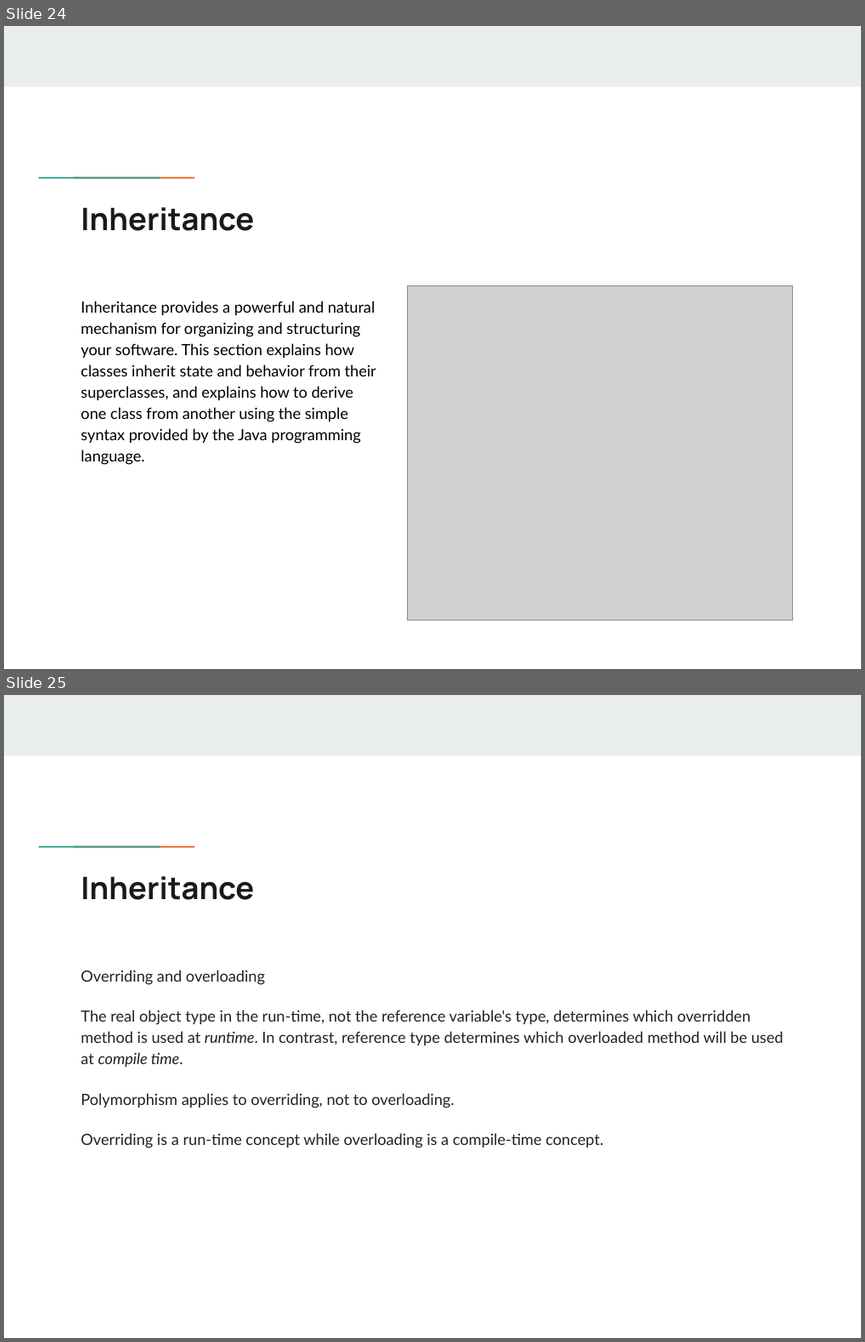
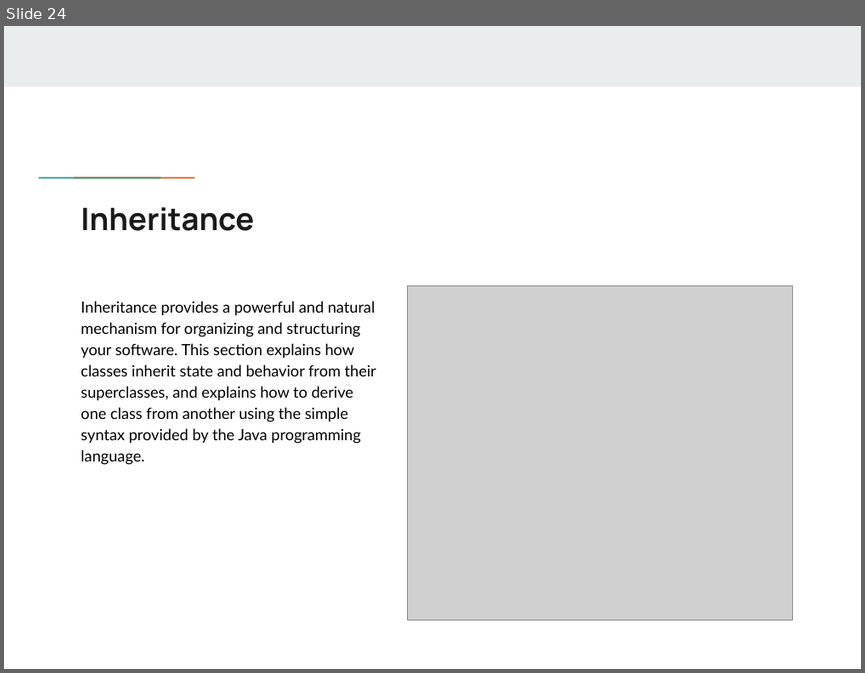
Before and after one commit to flyworker/java-workshop, a slide deck: JavaSE.pptx. Shown one above the other, each under a label of ours: slides 24 and 25 before the commit, slide 24 after it. The pictures are 865x1342 and 865x673 pixels, drawn with LibreOffice and Linux fonts; fonts in the diff are those of the drawing; grey boxes stand for pictures; background and template pictures are left out. Boxes give left, top, right and bottom in pixels: in the first picture for what was removed or moved away, otherwise in the second. Text is boxed around its words. In the diff, an @@ line names an element or a change of style, - is before the commit and + after.

```diff
--- a/JavaSE.pptx
+++ b/JavaSE.pptx
@@ slide 25 removed at (x1=4, y1=695, x2=861, y2=1338), background #FFFFFF; not listed: 3 template elements that a slide beside it also shows @@
@@ title removed at (x1=80, y1=876, x2=254, y2=900) @@
-Inheritance
@@ text removed at (x1=80, y1=970, x2=783, y2=1148) @@
-Overriding and overloading
-The real object type in the run-time, not the reference variable's type, determines which overridden method is used at runtime. In contrast, reference type determines which overloaded method will be used at compile time.
-Polymorphism applies to overriding, not to overloading.
-Overriding is a run-time concept while overloading is a compile-time concept.
```
Also in this commit, not shown: 1 slide changed, 24 slides added.
